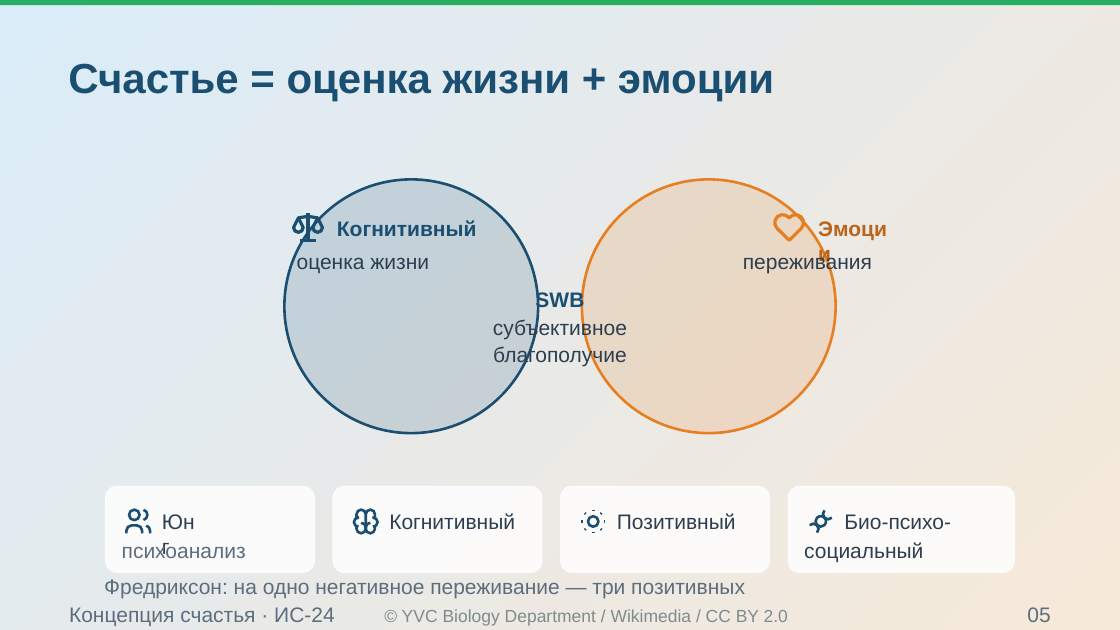
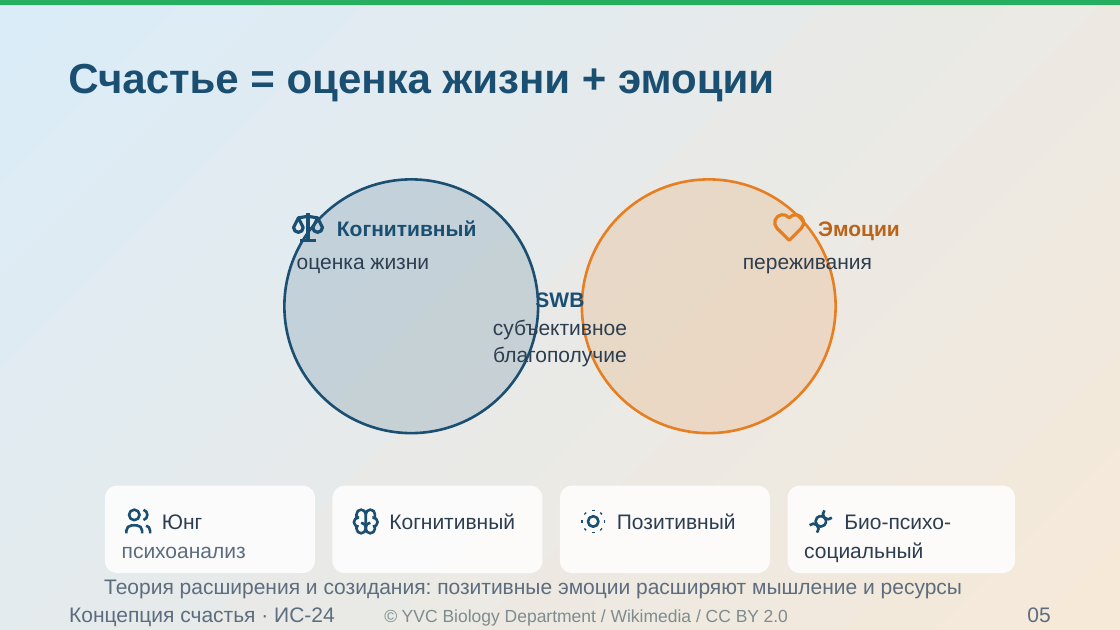
Before and after one commit to Pavel1778/Presentation-happy, a slide deck: slide 5 of .agents/projects/happiness_concept_ppt169_20261007/exports/happiness_concept_v5.pptx. Drawn at 1120x630 pixels with LibreOffice and Linux fonts; fonts in the diff are those of the drawing; background and template pictures are left out. Boxes give left, top, right and bottom in pixels: in the first picture for what was removed or moved away, otherwise in the second. Text is boxed around its words. In the diff, an @@ line names an element or a change of style, - is before the commit and + after.

```diff
--- a/.agents/projects/happiness_concept_ppt169_20261007/exports/happiness_concept_v5.pptx
+++ b/.agents/projects/happiness_concept_ppt169_20261007/exports/happiness_concept_v5.pptx
@@ text "Эмоции" rewrapped from <box>818,215,898,248</box> to <box>818,221,900,240</box> @@
@@ text "Юнг" rewrapped from <box>162,508,202,541</box> to <box>162,514,202,529</box> @@
@@ text at <box>104,579,962,599</box>: text changed @@
-Фредриксон: на одно негативное переживание — три позитивных
+Теория расширения и созидания: позитивные эмоции расширяют мышление и ресурсы
```
Also in this commit, not shown: 14 other slides changed, 40 other files.
